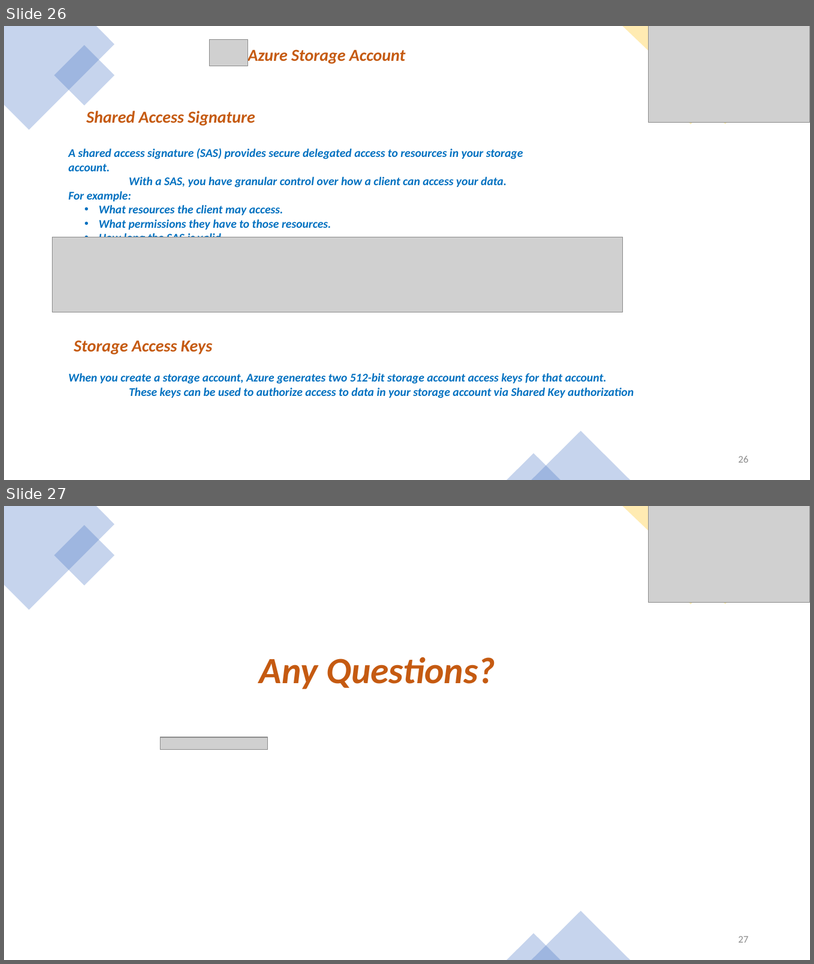
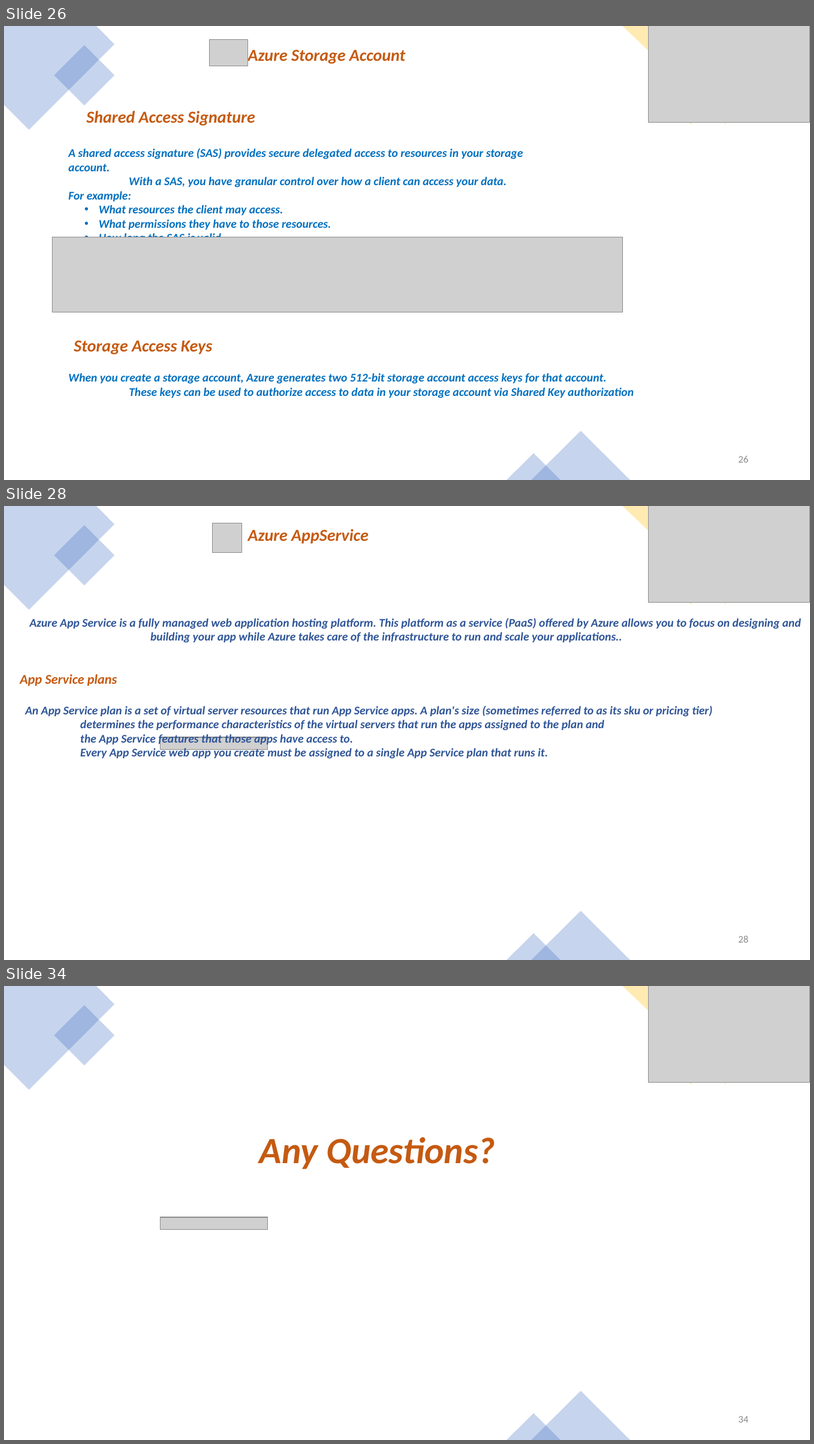
Before and after one commit to buchepalli-ramana-2/AzureDevOps, a slide deck: CoursePPT/Azure Compute.pptx. Shown one above the other, each under a label of ours: slides 26 and 27 before the commit, slides 26, 28 and 34 after it; the slides between them are not shown. The pictures are 814x964 and 814x1444 pixels, drawn with LibreOffice and Linux fonts; fonts in the diff are those of the drawing; grey boxes stand for pictures. Boxes give left, top, right and bottom in pixels: in the first picture for what was removed or moved away, otherwise in the second. Text is boxed around its words. In the diff, an @@ line names an element or a change of style, - is before the commit and + after.

```diff
--- a/CoursePPT/Azure Compute.pptx
+++ b/CoursePPT/Azure Compute.pptx
@@ slide 28 added at (x1=4, y1=506, x2=810, y2=960), background #4472C4 at 92% opacity @@
@@ rectangle added at (x1=4, y1=506, x2=810, y2=960), fill #FFFFFF @@
@@ freeform shape added at (x1=4, y1=506, x2=115, y2=610), fill #4472C4 at 30% opacity @@
@@ picture added at (x1=213, y1=523, x2=242, y2=553) @@
@@ freeform shape added at (x1=623, y1=506, x2=810, y2=604), fill #FFC000 at 30% opacity @@
@@ picture added at (x1=649, y1=506, x2=810, y2=602) @@
@@ rectangle added at (x1=54, y1=525, x2=115, y2=586), fill #4472C4 at 30% opacity @@
@@ text added at (x1=248, y1=529, x2=369, y2=544), 20 pt, text #C55A11, bold, italic @@
+Azure AppService
@@ rectangle added at (x1=659, y1=540, x2=723, y2=604), fill #FFC000 at 30% opacity @@
@@ text added at (x1=30, y1=618, x2=801, y2=643), 14 pt, text #2F5597, bold, italic @@
+Azure App Service is a fully managed web application hosting platform. This platform as a service (PaaS) offered by Azure allows you to focus on designing and
+building your app while Azure takes care of the infrastructure to run and scale your applications..
@@ text added at (x1=20, y1=674, x2=713, y2=760), 14 pt, text #2F5597, bold, italic @@
+App Service plans
+An App Service plan is a set of virtual server resources that run App Service apps. A plan's size (sometimes referred to as its sku or pricing tier)
+determines the performance characteristics of the virtual servers that run the apps assigned to the plan and
+the App Service features that those apps have access to.
+Every App Service web app you create must be assigned to a single App Service plan that runs it.
@@ picture added at (x1=161, y1=737, x2=268, y2=749) @@
@@ triangle added at (x1=531, y1=911, x2=630, y2=960), fill #4472C4 at 30% opacity @@
@@ triangle added at (x1=507, y1=933, x2=561, y2=960), fill #4472C4 at 30% opacity @@
@@ page number added at (x1=738, y1=935, x2=749, y2=942), 12 pt, text #8C8C8C @@
+28
@@ what was slide 27 is now slide 34 @@
@@ page number at (x1=738, y1=1416, x2=749, y2=1422): text changed @@
-27
+34
```
Also in this commit, not shown: 6 other slides added, 2 other files.
